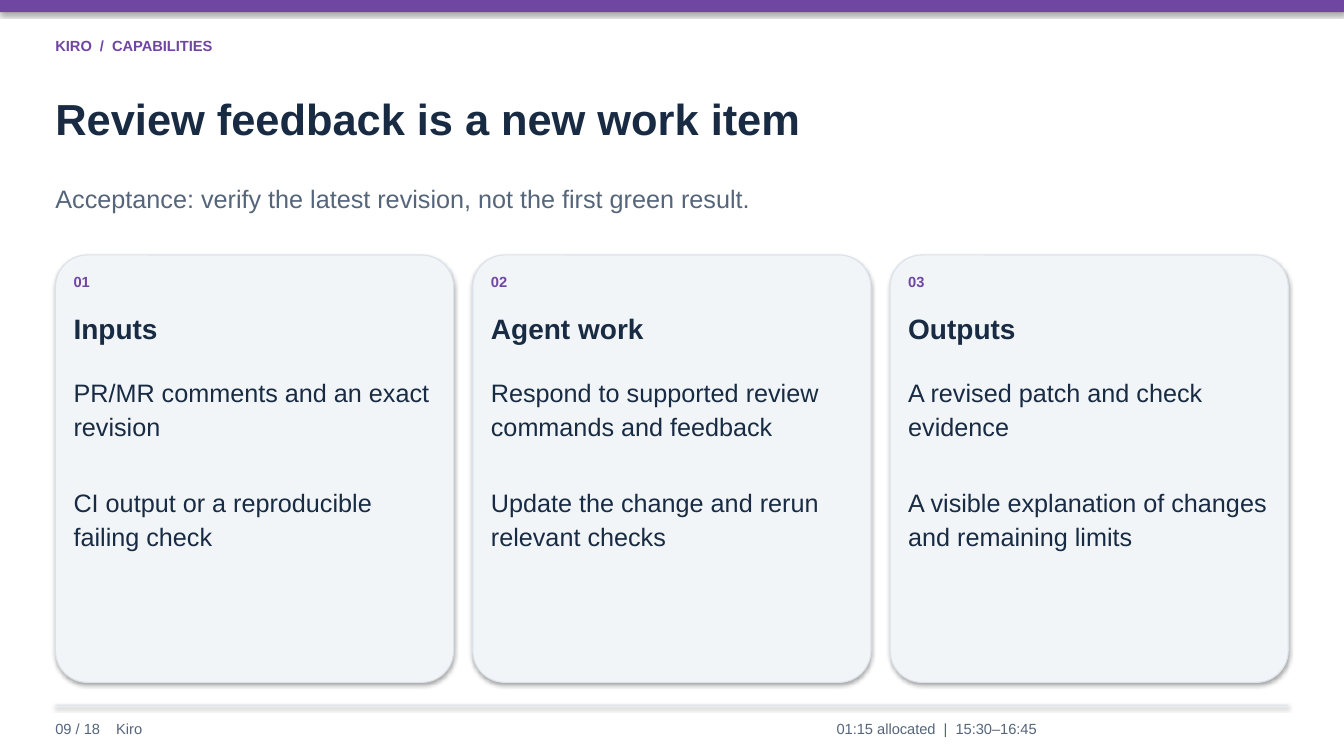
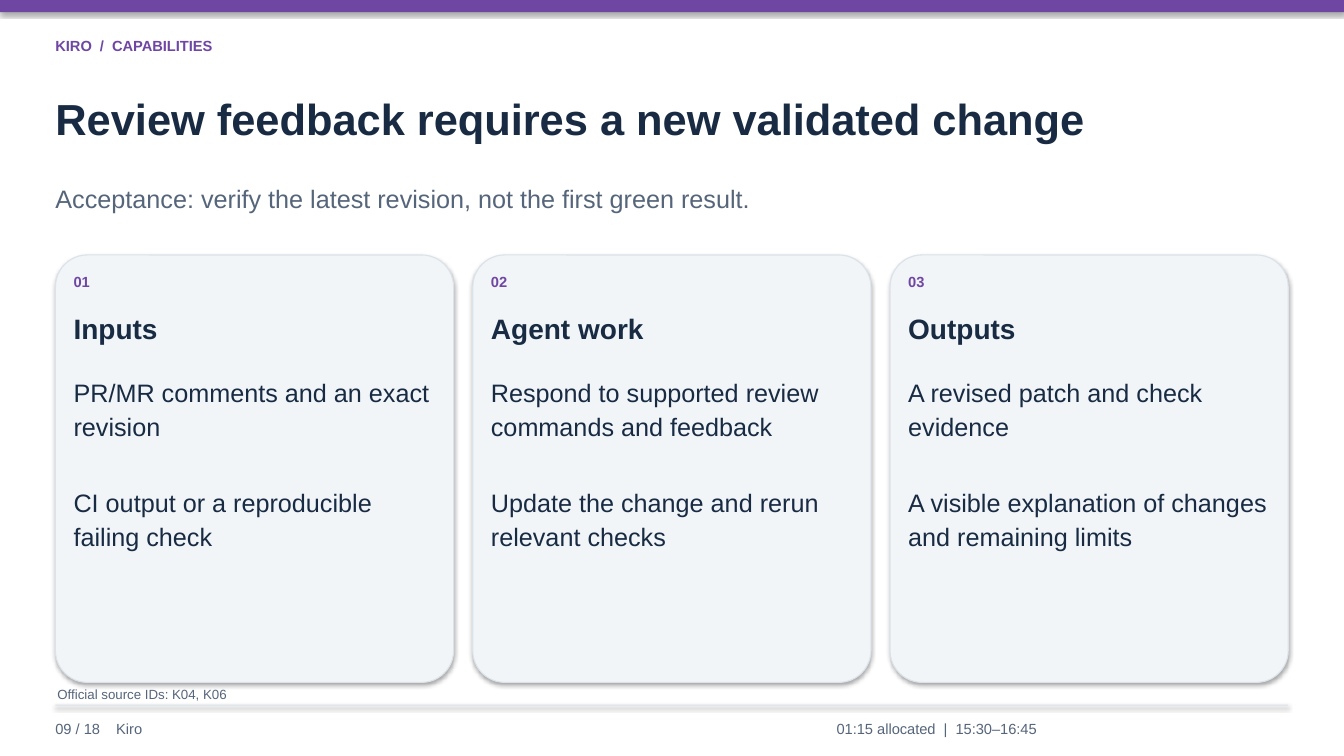
Before and after one commit to lyrel-dev/frontier-agents, a slide deck: slide 9 of presentations/kiro-presentation.pptx. Drawn at 1344x756 pixels with LibreOffice and Linux fonts; fonts in the diff are those of the drawing. Boxes give left, top, right and bottom in pixels: in the first picture for what was removed or moved away, otherwise in the second. Text is boxed around its words. In the diff, an @@ line names an element or a change of style, - is before the commit and + after.

```diff
--- a/presentations/kiro-presentation.pptx
+++ b/presentations/kiro-presentation.pptx
@@ text at (55,103,1084,143): text changed @@
-Review feedback is a new work item
+Review feedback requires a new validated change
@@ text added at (57,689,227,701), 9.5 pt, text #55657A @@
+Official source IDs: K04, K06
```
Also in this commit, not shown: 17 other slides changed, 21 slides added.
